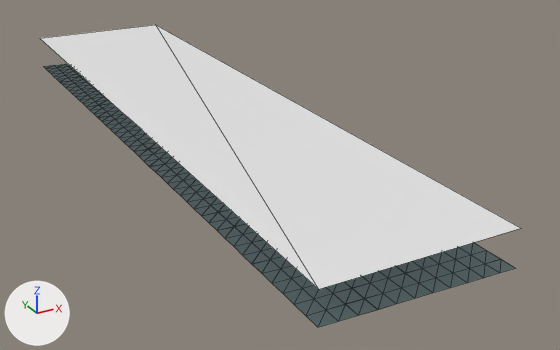
Two versions of the glTF model eloria-assets/maps/continent-v2/whitepeak/client/chunks/17_10/world.glb, one commit apart.
One viewpoint serves both versions: a camera (50 mm lens) standing at (629.4, -109.4, 33.5) and looking at (676.7, -23.5, -9.4). The lights are fixed; the arrows at lower left show +X, +Y and +Z. The picture after the commit comes second. Mesh edges are drawn as thin lines. Where no turn or scale is listed for an object, it has been applied to the vertices. Vertices at exactly the same position are counted once.

In view in the first picture: 'AuthoredGround_whitepeakBase_whitepeak_17_10', 'Terrain_whitepeak_17_10', 'Water_whitepeak_17_10'.
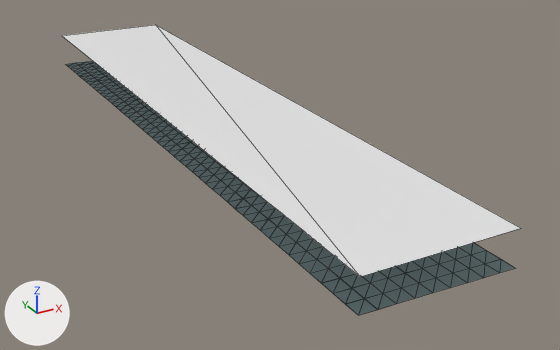
The change, as JSON lines over the scene's bpy script:
```json
{"block": "me_terrain_whitepeak_17_10", "where": "# used by ob_terrain_whitepeak_17_10; location = (-1351.0, 5621.0, 0.0)"}
{"op": "remove", "block": "me_terrain_whitepeak_17_10", "code": "me_terrain_whitepeak_17_10.from_pydata(...)  # 588 vertices, 1056 faces; spans x 2009.0..2031.0, y -5685.0..-5589.0, z -5.7..-3.7"}
{"op": "add", "block": "me_terrain_whitepeak_17_10", "code": "me_terrain_whitepeak_17_10.from_pydata(...)  # 490 vertices, 864 faces; spans x 2013.0..2031.0, y -5685.0..-5589.0, z -5.7..-3.8"}
{"block": "me_terrain_whitepeak_17_10", "change": "me_terrain_whitepeak_17_10 part 1"}
{"block": "me_terrain_whitepeak_17_10", "change": "98 vertices are removed from x 2009.0..2011.0, y -5685.0..-5589.0, z -5.3..-3.7"}
{"block": "me_terrain_whitepeak_17_10", "change": "192 faces are deleted"}
{"block": "me_water_whitepeak_17_10", "where": "# used by ob_water_whitepeak_17_10; location = (-1351.0, 5621.0, 0.0)"}
{"op": "remove", "block": "me_water_whitepeak_17_10", "code": "me_water_whitepeak_17_10.from_pydata(...)  # 4 vertices, 2 faces; spans x 2009.0..2031.0, y -5685.0..-5589.0, z 0.0"}
{"op": "add", "block": "me_water_whitepeak_17_10", "code": "me_water_whitepeak_17_10.from_pydata(...)  # 4 vertices, 2 faces; spans x 2013.0..2031.0, y -5685.0..-5589.0, z 0.0"}
{"block": "me_water_whitepeak_17_10", "change": "me_water_whitepeak_17_10 part 2"}
{"op": "set", "path": "me_water_whitepeak_17_10.vertices[0].co", "old": "(2009.0, -5589.0, 0.0)", "new": "(2013.0, -5589.0, 0.0)", "note": "pixel (39, 38) -> pixel (61, 35)"}
{"op": "set", "path": "me_water_whitepeak_17_10.vertices[1].co", "old": "(2009.0, -5685.0, 0.0)", "new": "(2013.0, -5685.0, 0.0)", "note": "pixel (318, 289) -> pixel (360, 276)"}
{"block": "me_authoredground_whitepeakbase_whitepeak_17_10", "where": "# used by ob_authoredground_whitepeakbase_whitepeak_17_10; location = (-1351.0, 5621.0, 0.0)"}
{"op": "remove", "block": "me_authoredground_whitepeakbase_whitepeak_17_10", "code": "me_authoredground_whitepeakbase_whitepeak_17_10.from_pydata(...)  # 588 vertices, 1056 faces; spans x 2009.0..2031.0, y -5685.0..-5589.0, z -5.7..-3.7"}
{"op": "add", "block": "me_authoredground_whitepeakbase_whitepeak_17_10", "code": "me_authoredground_whitepeakbase_whitepeak_17_10.from_pydata(...)  # 490 vertices, 864 faces; spans x 2013.0..2031.0, y -5685.0..-5589.0, z -5.7..-3.8"}
{"block": "me_authoredground_whitepeakbase_whitepeak_17_10", "change": "me_authoredground_whitepeakbase_whitepeak_17_10 part 3"}
{"block": "me_authoredground_whitepeakbase_whitepeak_17_10", "change": "98 vertices are removed from x 2009.0..2011.0, y -5685.0..-5589.0, z -5.3..-3.7"}
{"block": "me_authoredground_whitepeakbase_whitepeak_17_10", "change": "192 faces are deleted"}
```

Boxes (x1, y1, x2, y2) around the edits, measured in the pictures (560 x 350 px):
```json
{"object": "Water_whitepeak_17_10", "change": "reshaped", "before": [40, 25, 520, 289], "after": [63, 25, 520, 277]}
{"object": "AuthoredGround_whitepeakBase_whitepeak_17_10", "change": "reshaped", "before": [43, 64, 515, 327], "after": [66, 61, 515, 315]}
{"object": "Terrain_whitepeak_17_10", "change": "reshaped", "before": [63, 85, 508, 317], "after": [96, 90, 508, 303], "on screen": "7% narrower, 8% shorter"}
{"part": 1, "of": "me_terrain_whitepeak_17_10", "change": "deleted", "before": [63, 85, 307, 317]}
{"part": 3, "of": "me_authoredground_whitepeakbase_whitepeak_17_10", "change": "deleted", "before": [43, 64, 358, 327]}
```
